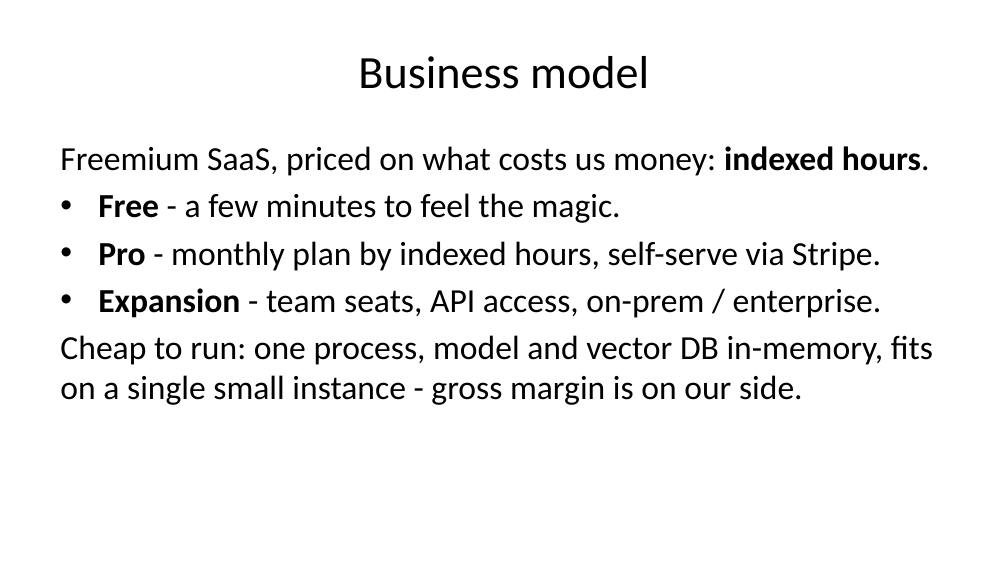
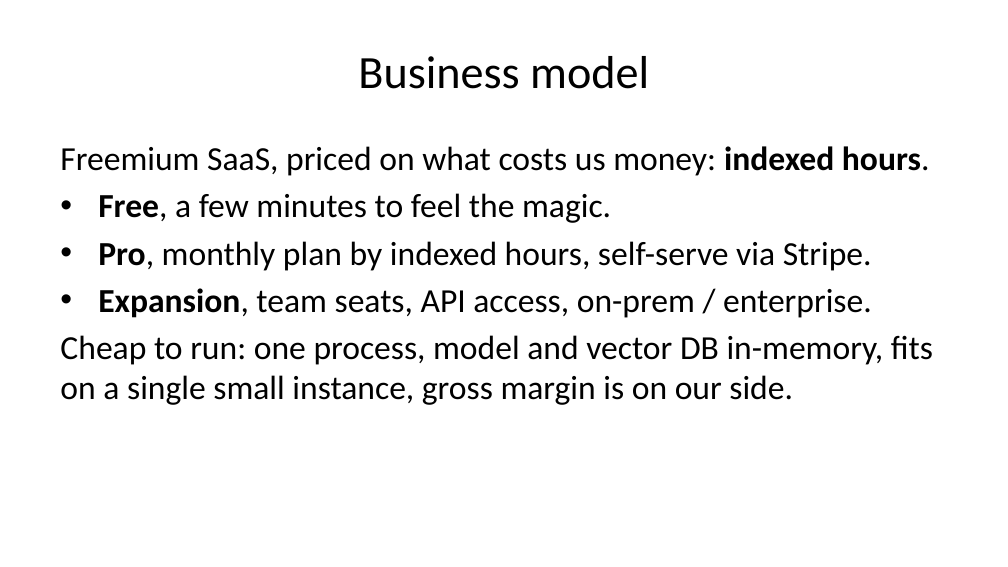
Before and after one commit to ernest-opara/scrubless, a slide deck: slide 10 of docs/PITCH-editable.pptx. Drawn at 1008x567 pixels with LibreOffice and Linux fonts; fonts in the diff are those of the drawing. Boxes give left, top, right and bottom in pixels: in the first picture for what was removed or moved away, otherwise in the second. Text is boxed around its words. In the diff, an @@ line names an element or a change of style, - is before the commit and + after.

```diff
--- a/docs/PITCH-editable.pptx
+++ b/docs/PITCH-editable.pptx
@@ text at [60, 193, 933, 405]: text changed @@
-• Free - a few minutes to feel the magic.
-• Pro - monthly plan by indexed hours, self-serve via Stripe.
-• Expansion - team seats, API access, on-prem / enterprise.
-Cheap to run: one process, model and vector DB in-memory, fits on a single small instance - gross margin is on our side.
+• Free, a few minutes to feel the magic.
+• Pro, monthly plan by indexed hours, self-serve via Stripe.
+• Expansion, team seats, API access, on-prem / enterprise.
+Cheap to run: one process, model and vector DB in-memory, fits on a single small instance, gross margin is on our side.
```
Also in this commit, not shown: 11 other slides changed, 12 other files.
